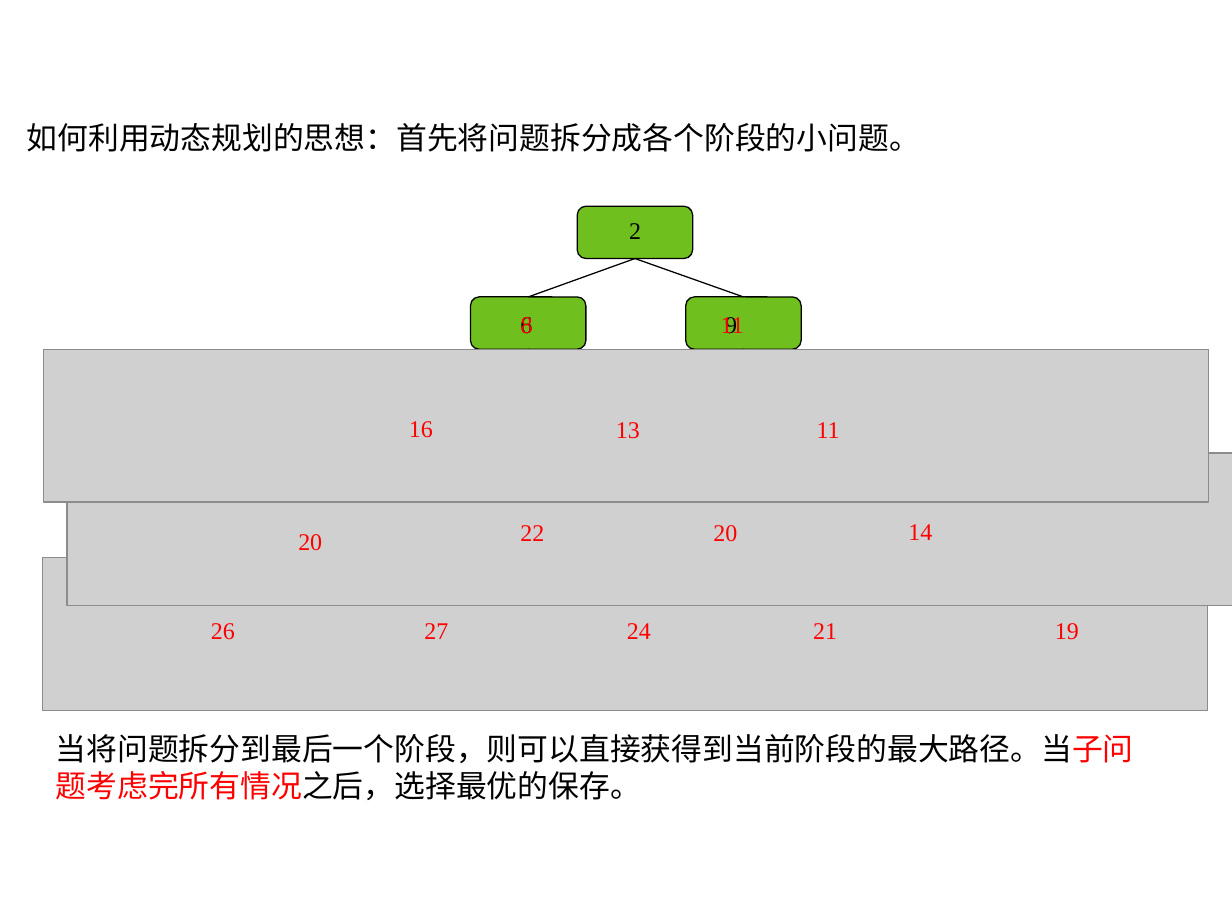
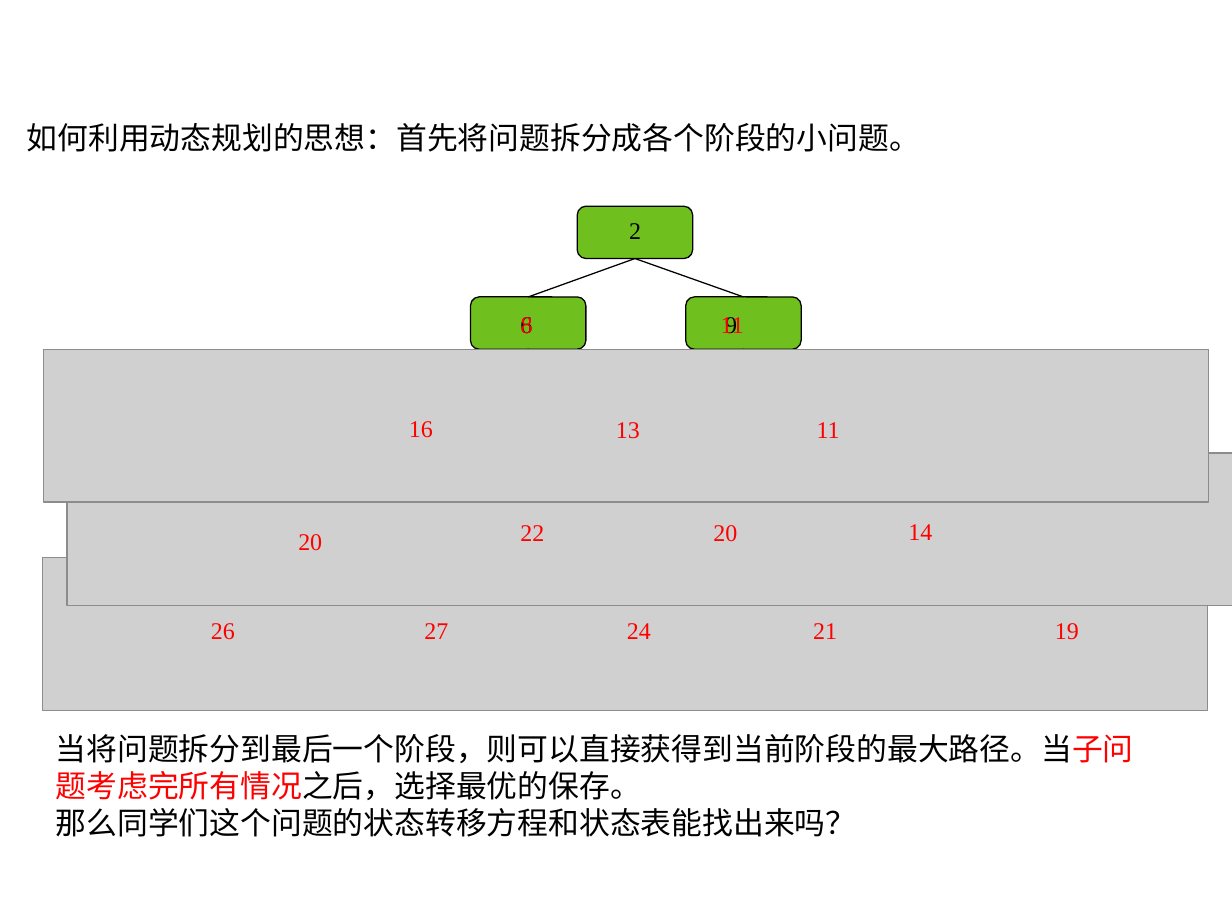
Before and after one commit to liutongling/DP, a slide deck: slide 10 of file/第5章 动态规划法.pptx. Drawn at 1232x924 pixels with LibreOffice and Linux fonts; fonts in the diff are those of the drawing; grey boxes stand for pictures; background and template pictures are left out. Boxes give left, top, right and bottom in pixels: in the first picture for what was removed or moved away, otherwise in the second. Text is boxed around its words. In the diff, an @@ line names an element or a change of style, - is before the commit and + after.

```diff
--- a/file/第5章 动态规划法.pptx
+++ b/file/第5章 动态规划法.pptx
@@ text at <box>56,808,857,837</box>: paragraph added @@
+那么同学们这个问题的状态转移方程和状态表能找出来吗？
```
Also in this commit, not shown: 5 other slides changed, 5 slides added, 4 slides removed.
